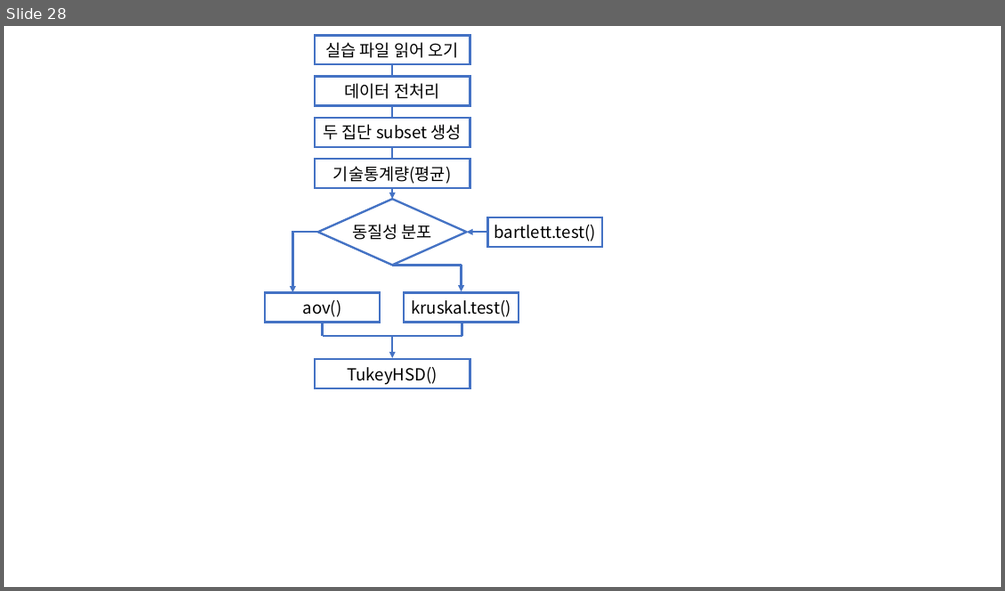
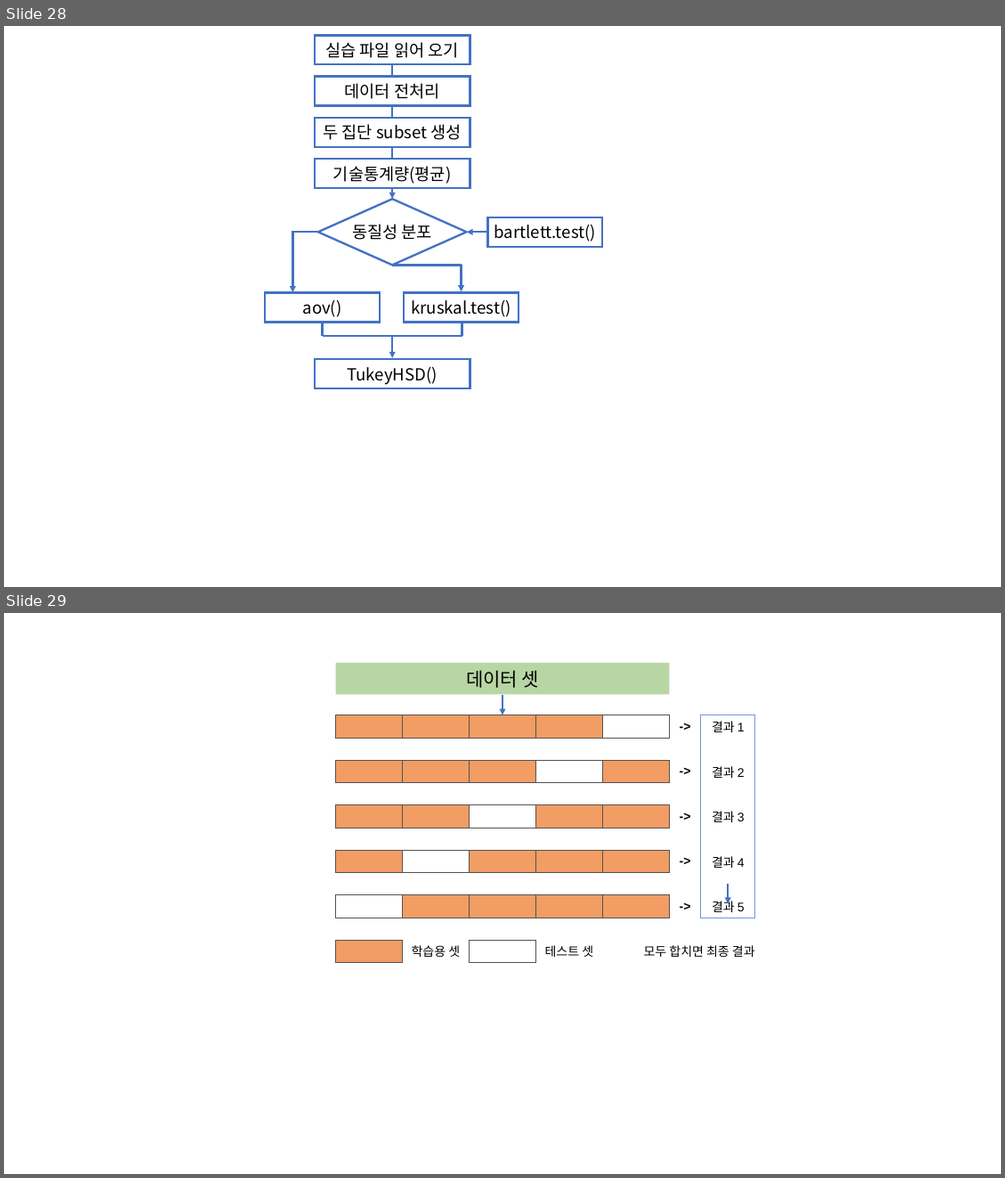
Before and after one commit to Rap0d/rap0d.github.io, a slide deck: assets/form/matrix.pptx. Shown one above the other, each under a label of ours: slide 28 before the commit, slides 28 and 29 after it. The pictures are 1005x591 and 1005x1178 pixels, drawn with LibreOffice and Linux fonts; fonts in the diff are those of the drawing. Boxes give left, top, right and bottom in pixels: in the first picture for what was removed or moved away, otherwise in the second. Text is boxed around its words. In the diff, an @@ line names an element or a change of style, - is before the commit and + after.

```diff
--- a/assets/form/matrix.pptx
+++ b/assets/form/matrix.pptx
@@ slide 29 added at <box>4,613,1001,1174</box>, background #FFFFFF @@
@@ rectangle added at <box>335,663,669,695</box>, fill #B7D6A3, 18 pt, text #000000 @@
+데이터 셋
@@ table added at <box>335,715,754,960</box>, 11 rows, 7 columns @@
+ |  |  |  |  | -> | 결과 1
+ |  |  |  |  |  | 
+ |  |  |  |  | -> | 결과 2
+ |  |  |  |  |  | 
+ |  |  |  |  | -> | 결과 3
+ |  |  |  |  |  | 
+ |  |  |  |  | -> | 결과 4
+ |  |  |  |  |  | 
+ |  |  |  |  | -> | 결과 5
+ |  |  |  |  |  | 
+ | 학습용 셋 |  | 테스트 셋 | 모두 합치면 최종 결과 |  | 
@@ arrow added from (502, 695) to (502, 715), #4472C4 2 pt @@
@@ arrow added from (728, 883) to (728, 904), #4472C4 2 pt @@
```
Also in this commit, not shown: 5 other files.
